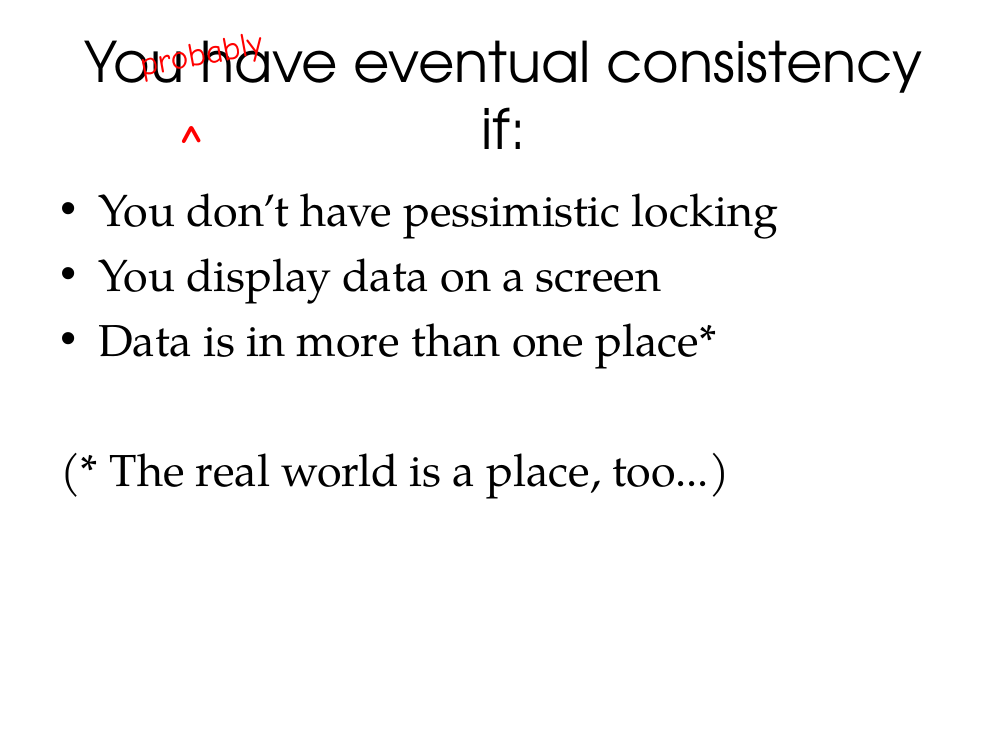
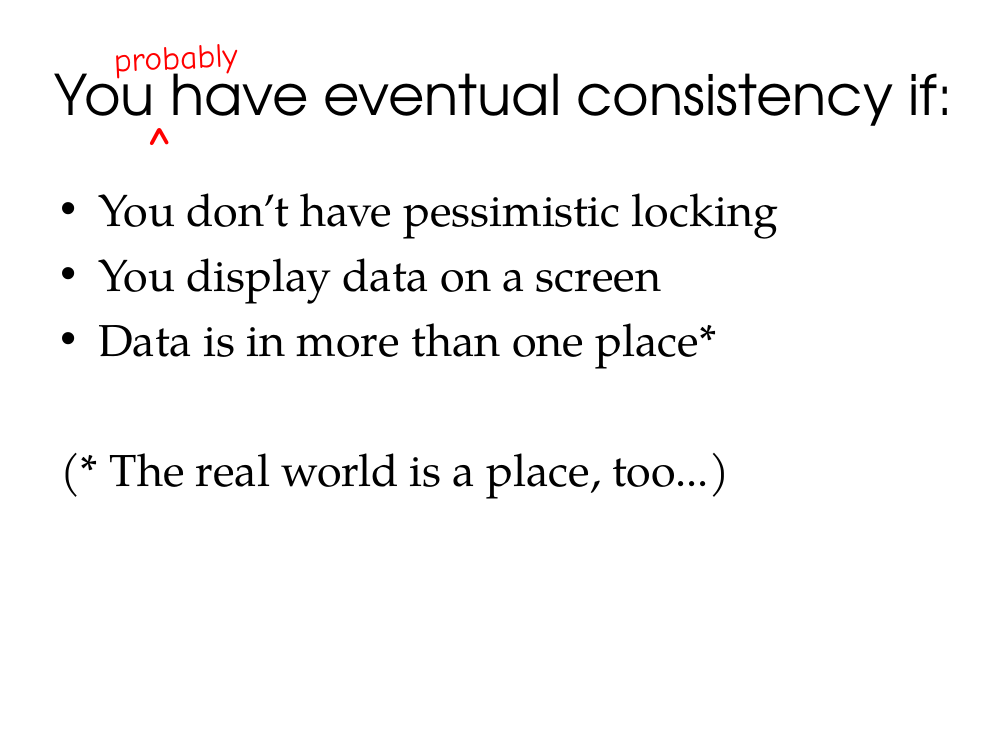
Before and after one commit to nbarnwell/OrderManagementSystem, a slide deck: slide 29 of DDD, CQRS and Event Sourcing.ppt (slide 28 before the commit). Drawn at 1008x756 pixels with LibreOffice and Linux fonts; fonts in the diff are those of the drawing. Boxes give left, top, right and bottom in pixels: in the first picture for what was removed or moved away, otherwise in the second. Text is boxed around its words. In the diff, an @@ line names an element or a change of style, - is before the commit and + after.

```diff
--- a/DDD, CQRS and Event Sourcing.ppt
+++ b/DDD, CQRS and Event Sourcing.ppt
@@ text "probably" moved from (x1=125, y1=0, x2=365, y2=89) to (x1=114, y1=44, x2=238, y2=83) @@
@@ text "probably" at (x1=114, y1=44, x2=238, y2=83): rotation 349 to 357 degrees @@
@@ title "You have eventual consistency if:" rewrapped from (x1=85, y1=34, x2=923, y2=149) to (x1=55, y1=57, x2=953, y2=141) @@
@@ text "^" moved from (x1=164, y1=98, x2=236, y2=186) to (x1=133, y1=100, x2=205, y2=188) @@
```
Also in this commit, not shown: 2 other slides changed, 2 slides added, 1 slide removed, 7 other files.
